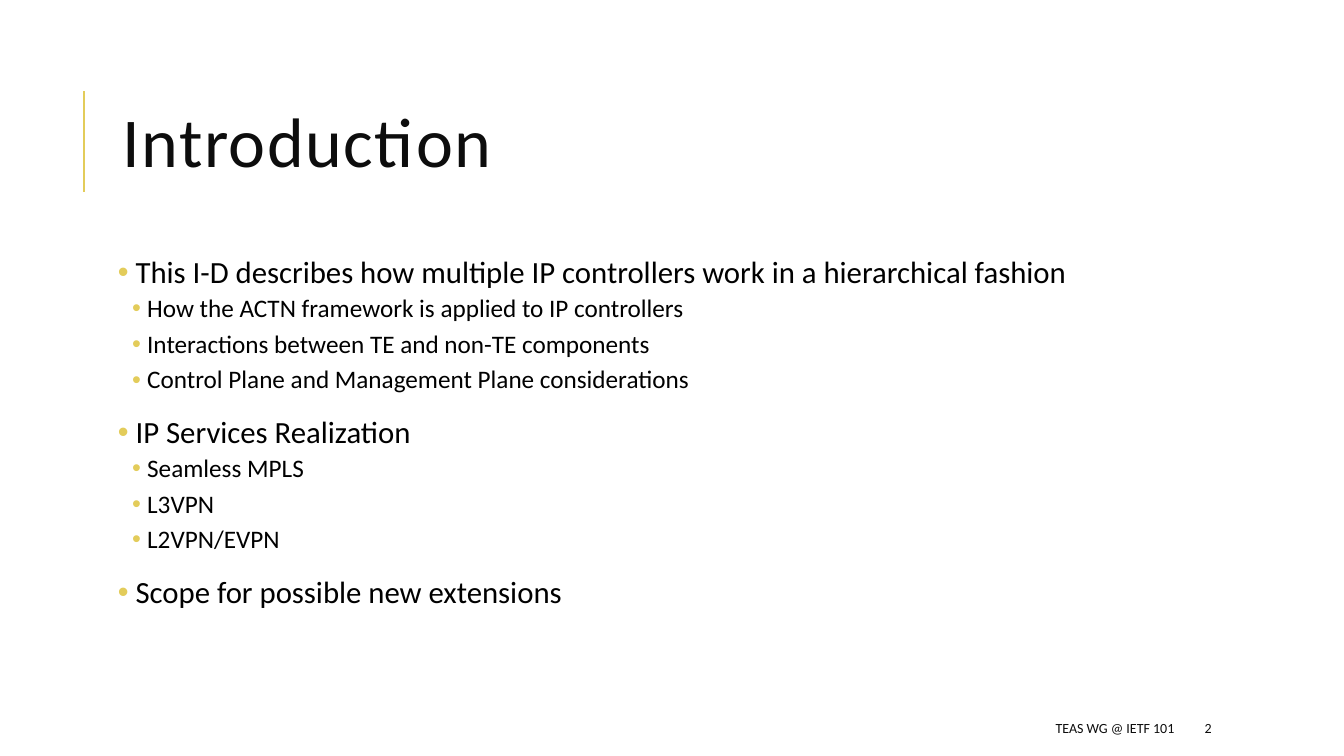
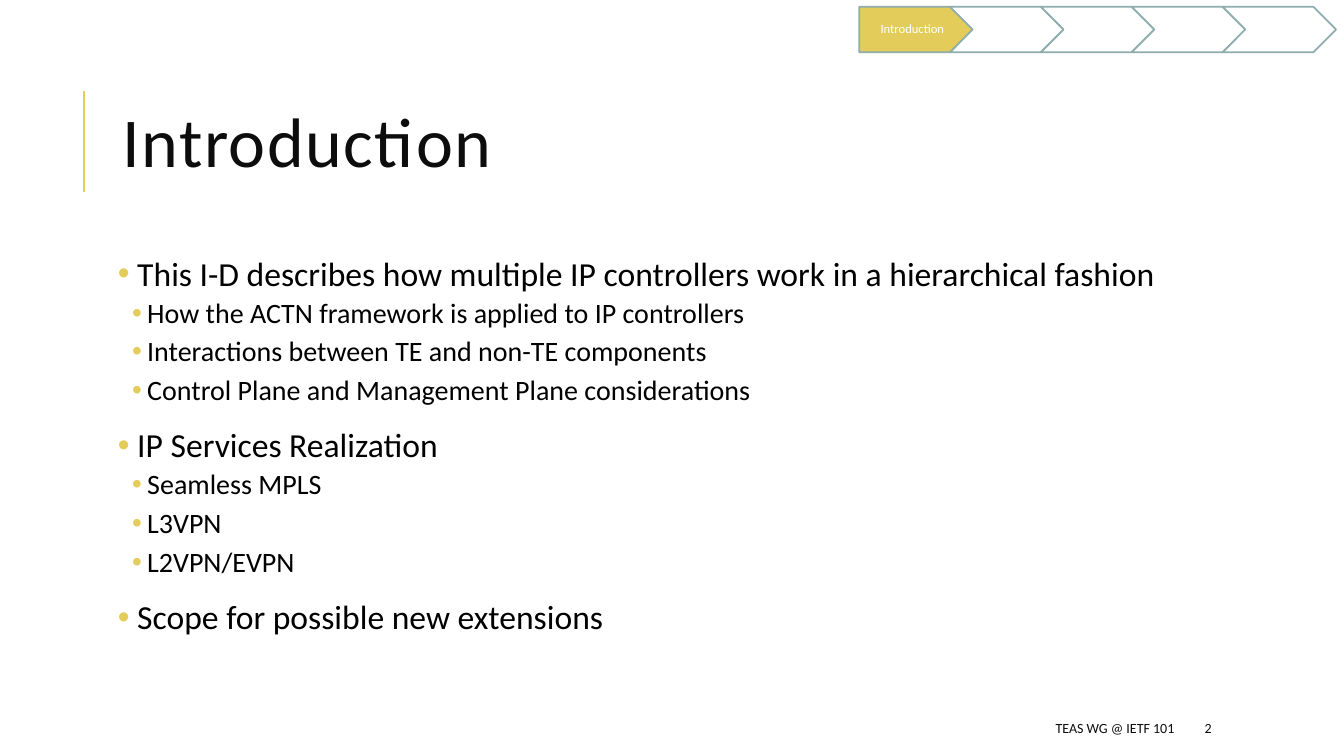
Before and after one commit to dhruvdhody-huawei/101, a slide deck: slide 2 of draft-li-teas-hierarchy-ip-controllers.pptx. Drawn at 1344x756 pixels with LibreOffice and Linux fonts; fonts in the diff are those of the drawing. Boxes give left, top, right and bottom in pixels: in the first picture for what was removed or moved away, otherwise in the second. Text is boxed around its words. In the diff, an @@ line names an element or a change of style, - is before the commit and + after.

```diff
--- a/draft-li-teas-hierarchy-ip-controllers.pptx
+++ b/draft-li-teas-hierarchy-ip-controllers.pptx
@@ group added at (x1=859, y1=7, x2=1337, y2=52): 4 chevrons, 1 pentagon arrow, 1 text @@
+Introduction
@@ text "This I-D describes how multiple ..." at (x1=137, y1=262, x2=1155, y2=635): size 22 to 24 pt in "This I-D describes how multiple IP controllers ...", "IP Services Realization", "Scope for possible new extensions"; size 18 to 20 pt in "How the ACTN framework is applied to ...", "Interactions between TE and non-TE components", "Control Plane and Management Plane considerations", "Seamless MPLS" and 2 more places @@
```
Also in this commit, not shown: 9 other slides changed, 1 slide added, 1 other file.
